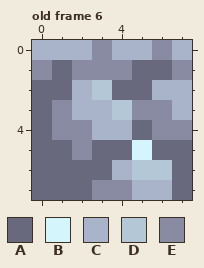
File history of a pixel-art file, sprites/cavetiles.ase. This is how it looked before the edit.
8x8 pixels, 6 frames. Shown: old frame 6. The commit also changed other frames, which this record leaves out.
Palette (. is transparent): A #69697d  B #d4f5fc  C #a9b3c9  D #b4c7d6  E #898ba3
Pixels before, old frame 6, first column x 0:
0 CCCECCEC
1 EAEEEAAE
2 AACDAACC
3 AECCDEEC
4 AEECCAEE
5 AAEAABAA
6 AAAACDDA
7 AAAEECCA
Once edited:
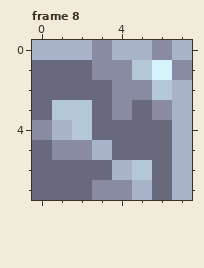
A new or re-ordered frame is compared with the old frame closest to it.
What changed:
frames 6 -> 9
Changed rows in their new state; - is an unchanged pixel.
Frame 8 is new; against old frame 6:
first column x 0:
1 A-A--DB-
2 --AAEED-
3 -DDAEA--
4 ECDAA-AC
5 -E-C-A-C
6 ------AC
7 ------AC
